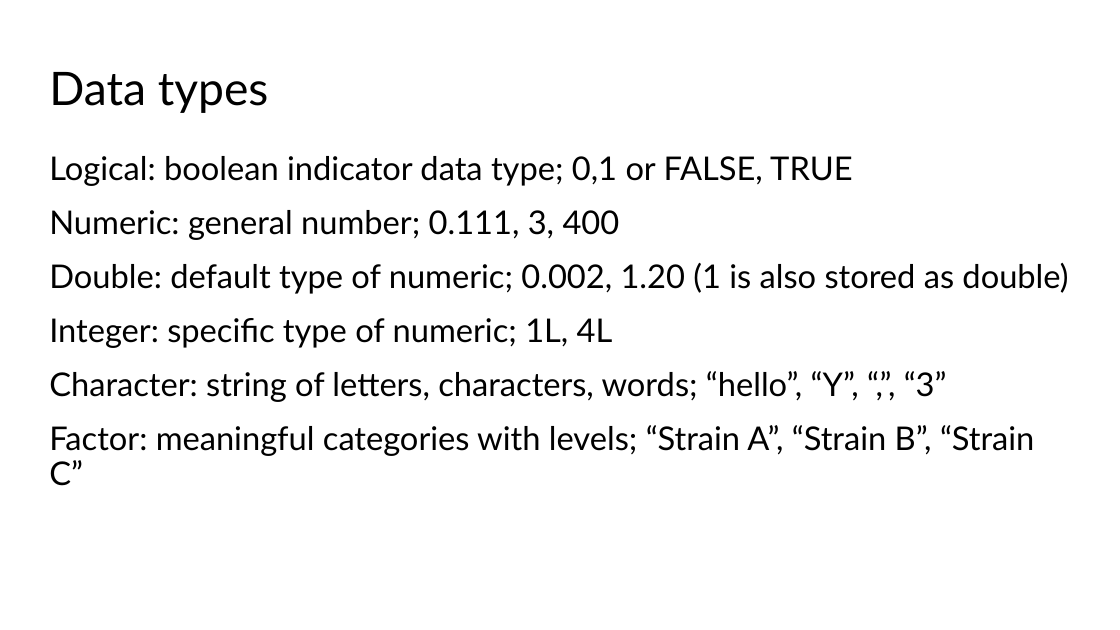
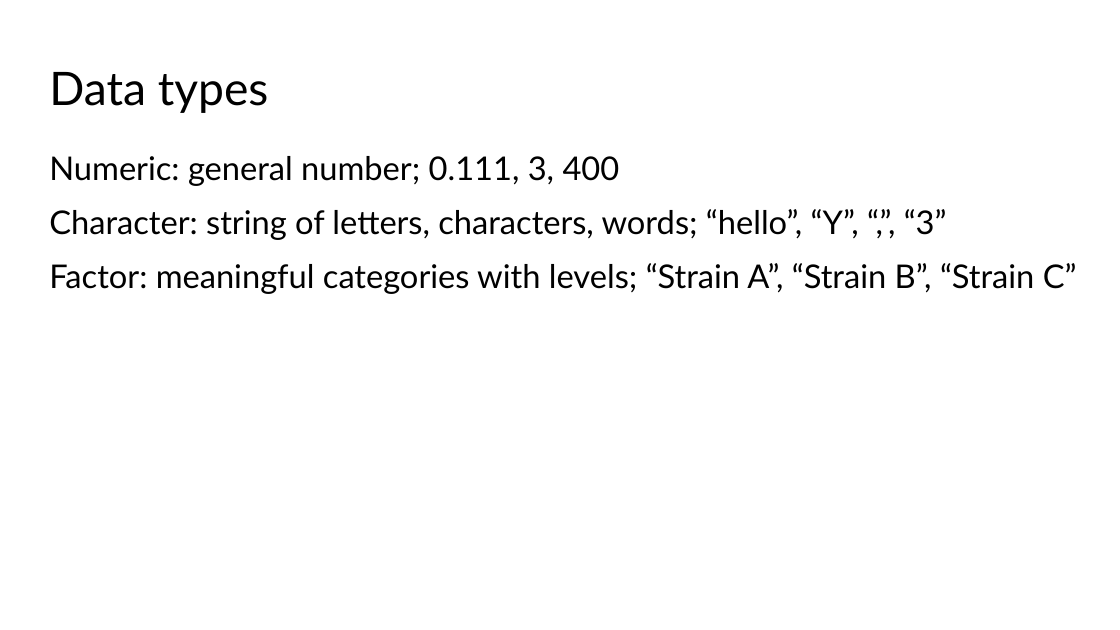
Before and after one commit to mjhemmerlein/MtBlueSky-Workshop-2026, a slide deck: slide 11 of Workshop-Sessions/Introduction-to-Coding/Introduction_to_R.pptx (slide 10 before the commit). Drawn at 1120x630 pixels with LibreOffice and Linux fonts; fonts in the diff are those of the drawing. Boxes give left, top, right and bottom in pixels: in the first picture for what was removed or moved away, otherwise in the second. Text is boxed around its words. In the diff, an @@ line names an element or a change of style, - is before the commit and + after.

```diff
--- a/Workshop-Sessions/Introduction-to-Coding/Introduction_to_R.pptx
+++ b/Workshop-Sessions/Introduction-to-Coding/Introduction_to_R.pptx
@@ text at [49, 156, 852, 186]: paragraph removed @@
-Logical: boolean indicator data type; 0,1 or FALSE, TRUE
@@ text at [49, 263, 1068, 348]: paragraphs removed @@
-Double: default type of numeric; 0.002, 1.20 (1 is also stored as double)
-Integer: specific type of numeric; 1L, 4L
```
Also in this commit, not shown: 2 other slides changed, 2 slides added, 2 slides removed, 3 other files.
